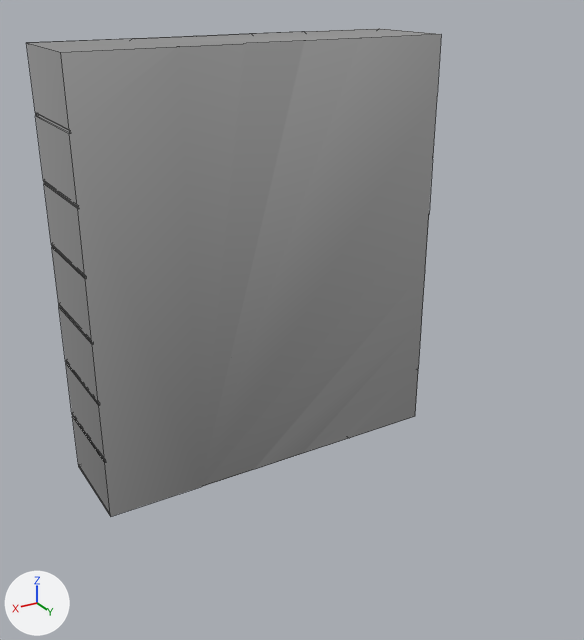
The FBX model Assets/Models/Environment/Panelka.fbx as it was, and as the next commit left it.
The view is the same before and after, from a 50 mm camera at (1.105, 1.888, 1.437) aimed at (0.02, 0.08, 0.533). The axes (+X, +Y, +Z) are drawn at lower left. The lights are the same throughout. The picture after the commit comes second. Mesh edges are drawn as thin lines. Where no turn or scale is listed for an object, it has been applied to the vertices.

The scene before the commit, as lines of its bpy script (objects in view):
```python
me_mesh_input_1766168758 = bpy.data.meshes.new('mesh_input_1766168758')
me_mesh_input_1766168758.from_pydata(...)  # 1026 vertices, 726 faces; spans x -0.552..0.564, y -0.331..-0.029, z -0.003..1.272
me_mesh_input_1766168758.materials.append(mat_imphenziapixpal)  # its picture is missing
ob_panelka = bpy.data.objects.new('Panelka', me_mesh_input_1766168758)
ob_panelka.location = (0.0, 0.0, 0.0)
```
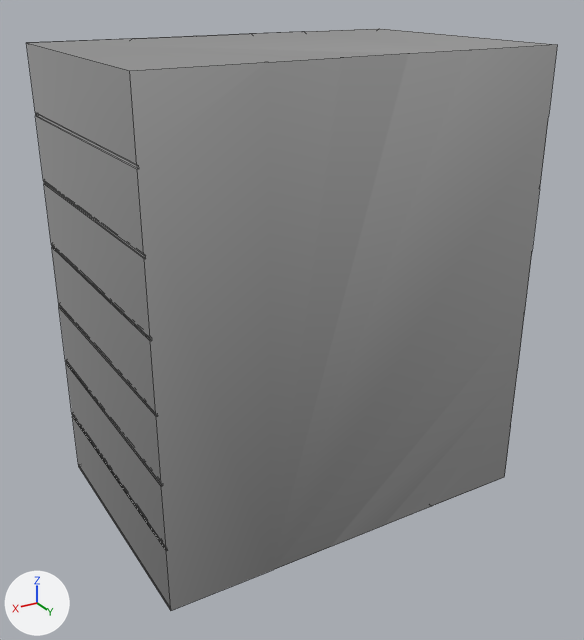
Where the newer file only moved an object's origin or applied its transform, the numbers keep the older frame.

Boxes [x1, y1, x2, y2] around the edits, measured in the pictures (584 x 640 px):
'Panelka', reshaped (28% wider, 19% taller)
    before: [27, 28, 441, 517]
    after: [27, 28, 557, 611]
part 1 of me_mesh_input_1766168758, built on
    before: [57, 32, 441, 517]
part 2 of me_mesh_input_1766168758, added
    after: [27, 28, 557, 611]

Patch to the scene script:
```diff
--- a/Assets/Models/Environment/Panelka.fbx.py
+++ b/Assets/Models/Environment/Panelka.fbx.py
@@ me_mesh_input_1766168758 @@
 # used by ob_panelka; location = (0.0, 0.0, 0.0)
-me_mesh_input_1766168758.from_pydata(...)  # 1026 vertices, 726 faces; spans x -0.552..0.564, y -0.331..-0.029, z -0.003..1.272
+me_mesh_input_1766168758.from_pydata(...)  # 1222 vertices, 726 faces; spans x -0.552..0.564, y -0.331..0.408, z -0.003..1.272
+# me_mesh_input_1766168758 part 1: 78 vertices removed from x -0.552..0.564, y -0.03..-0.029, z -0.003..1.272; 196 vertices added at x -0.49..0.501, y -0.326, z 0.06..1.234
+# me_mesh_input_1766168758 part 2: 78 vertices added at x -0.552..0.564, y 0.407..0.408, z -0.003..1.272
 me_mesh_input_1766168758.materials.append(mat_imphenziapixpal)
```
